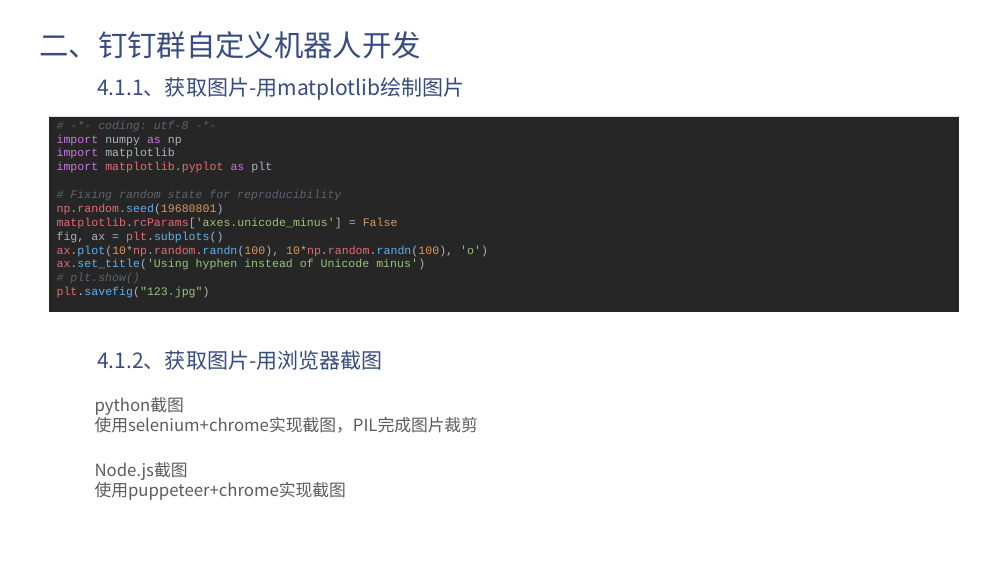
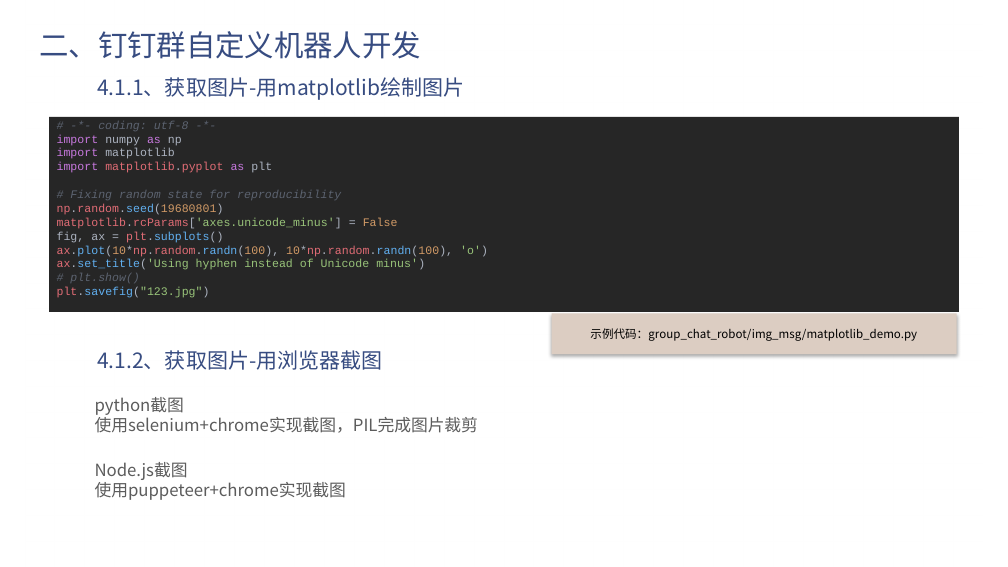
Before and after one commit to e271828182/dd_talk, a slide deck: slide 10 of 钉钉机器人.pptx. Drawn at 1008x567 pixels with LibreOffice and Linux fonts; fonts in the diff are those of the drawing; background and template pictures are left out. Boxes give left, top, right and bottom in pixels: in the first picture for what was removed or moved away, otherwise in the second. Text is boxed around its words. In the diff, an @@ line names an element or a change of style, - is before the commit and + after.

```diff
--- a/钉钉机器人.pptx
+++ b/钉钉机器人.pptx
@@ rectangle added at (x1=551, y1=313, x2=956, y2=354), fill #DCCDC2, 11 pt, text #000000 @@
+示例代码：group_chat_robot/img_msg/matplotlib_demo.py
```
Also in this commit, not shown: 8 other slides changed, 2 slides added, 1 slide removed, 1 other file.
